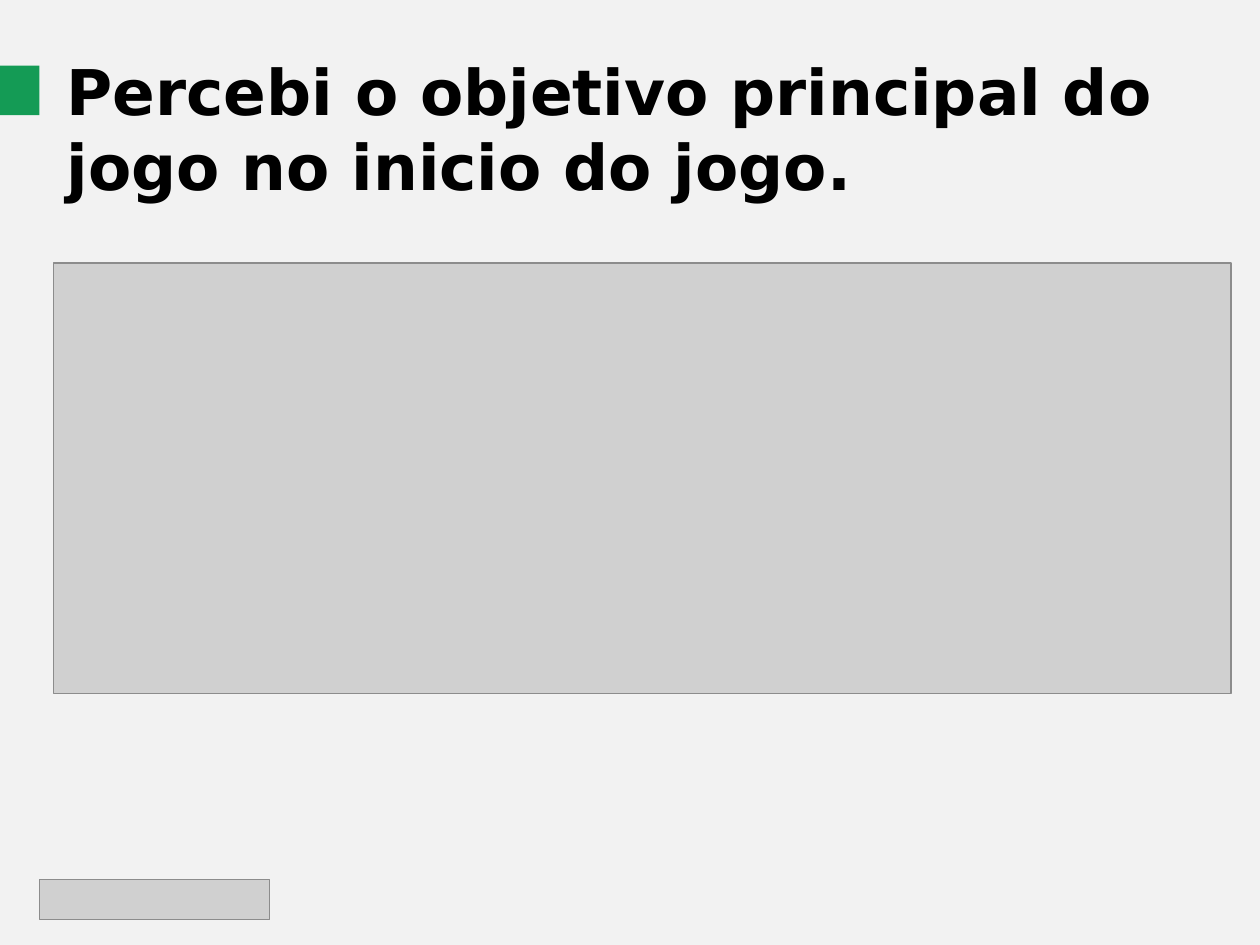
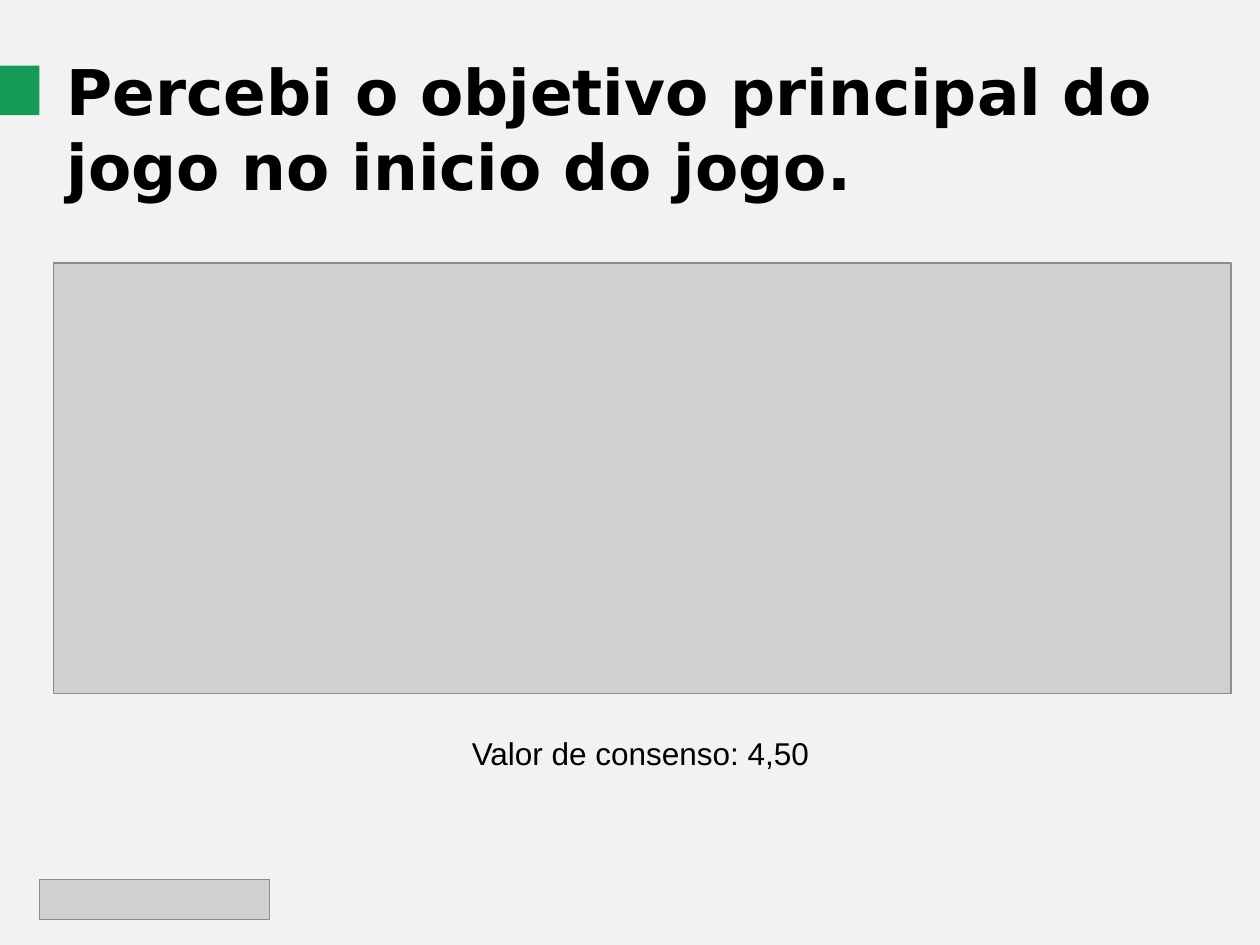
Before and after one commit to vensller/UnrealGameProject, a slide deck: slide 5 of Documentos/Apresentação.pptx. Drawn at 1260x945 pixels with LibreOffice and Linux fonts; fonts in the diff are those of the drawing; grey boxes stand for pictures. Boxes give left, top, right and bottom in pixels: in the first picture for what was removed or moved away, otherwise in the second. Text is boxed around its words. In the diff, an @@ line names an element or a change of style, - is before the commit and + after.

Commit message:
Coloquei os valores de consenso na apresentação

```diff
--- a/Documentos/Apresentação.pptx
+++ b/Documentos/Apresentação.pptx
@@ text added at [472, 742, 809, 769], 18 pt, text #000000 @@
+Valor de consenso: 4,50
```
Also in this commit, not shown: 7 other slides changed.
